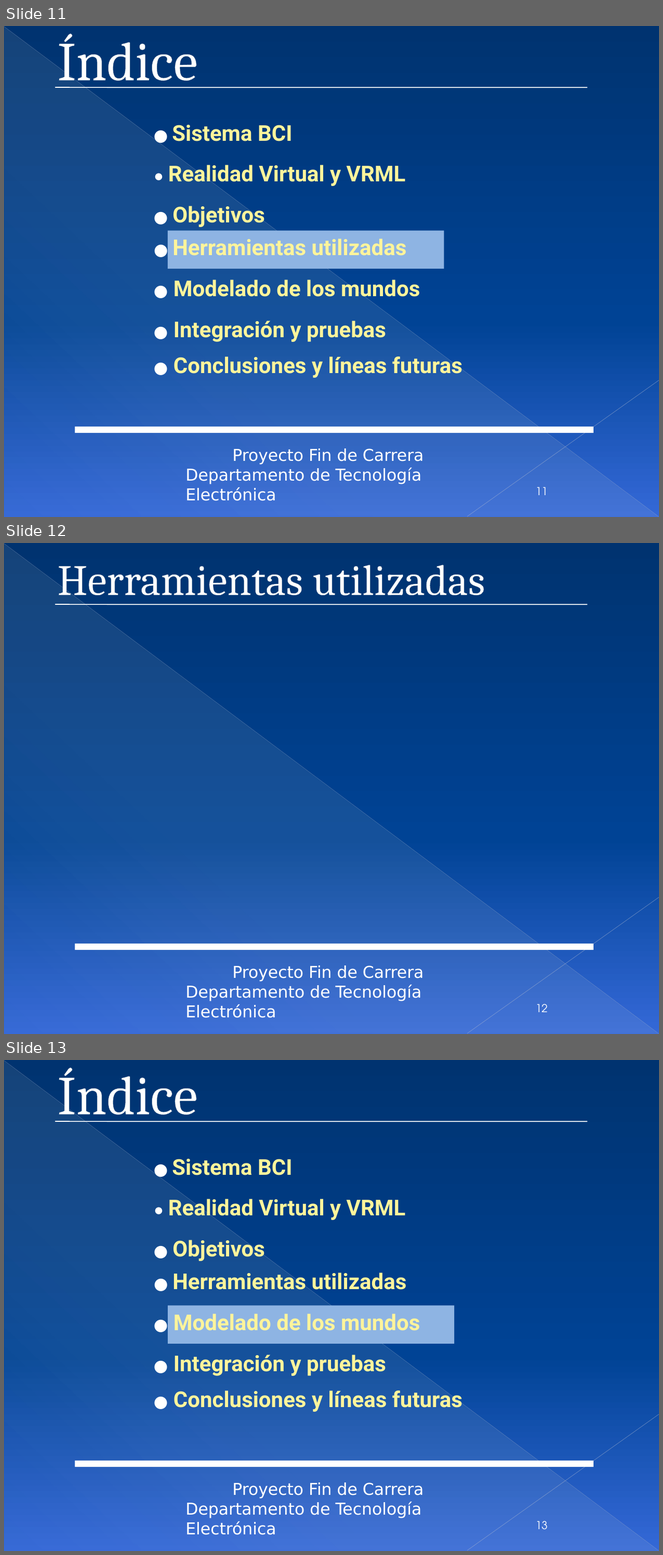
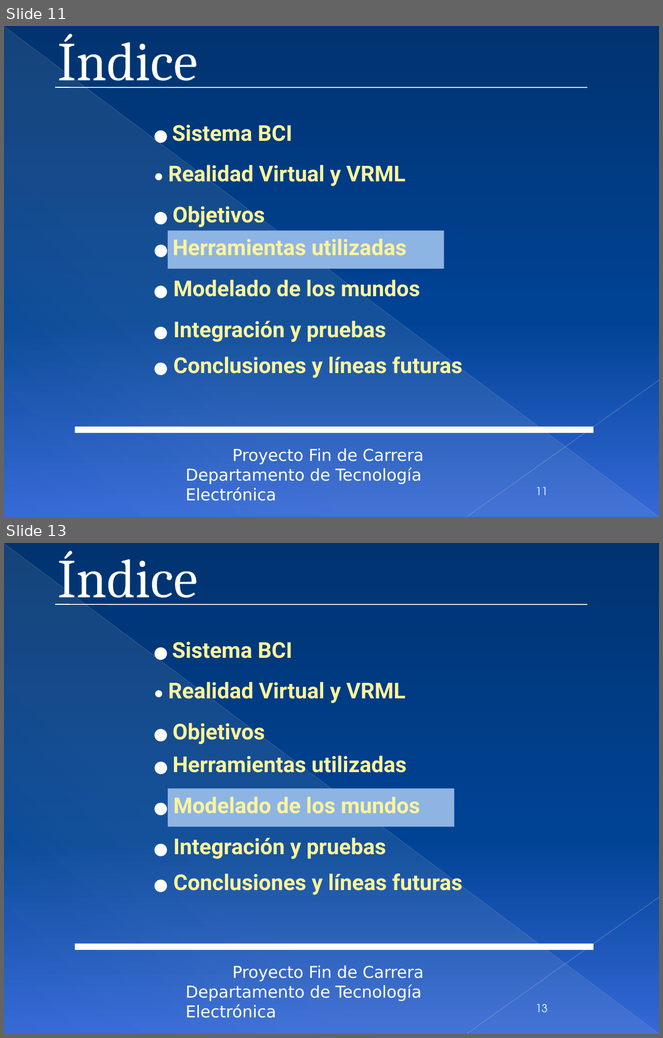
Before and after one commit to mjromper/test, a slide deck: DOCUMENTACION/presentacion/presentacionPFC27.pptx. Shown one above the other, each under a label of ours: slides 11, 12 and 13 before the commit, slides 11 and 13 after it; the slides between them are not shown. The pictures are 663x1555 and 663x1038 pixels, drawn with LibreOffice and Linux fonts; fonts in the diff are those of the drawing; background and template pictures are left out. Boxes give left, top, right and bottom in pixels: in the first picture for what was removed or moved away, otherwise in the second. Text is boxed around its words. In the diff, an @@ line names an element or a change of style, - is before the commit and + after.

```diff
--- a/DOCUMENTACION/presentacion/presentacionPFC27.pptx
+++ b/DOCUMENTACION/presentacion/presentacionPFC27.pptx
@@ slide 12 removed at box(4, 543, 659, 1034), background gradient #003371 to #004396 to #3566D7; not listed: 5 template elements that a slide beside it also shows @@
@@ title removed at box(58, 565, 485, 604) @@
-Herramientas utilizadas
@@ line removed from (55, 604) to (588, 604) @@
@@ page number removed at box(536, 1004, 548, 1013) @@
-12
```
Also in this commit, not shown: 6 slides changed, 2 slides added.
